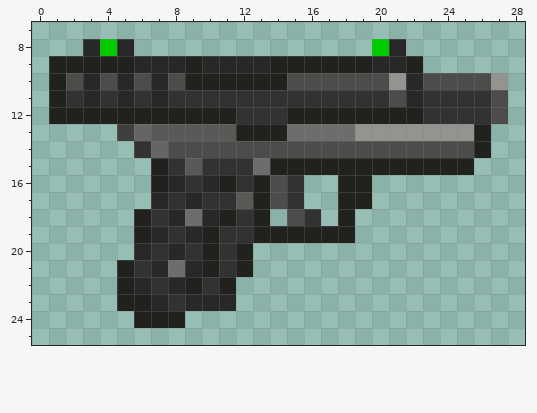
One commit to this pixel-art sprite: Resources/Textures/Objects/Weapons/Guns/Pistols/mk58.rsi/base.png. That is the earlier state.
The file is 32x32 pixels. Colours within 5 levels of each other are drawn and written as one. Shown: x 0..28, y 7..25.
The same view after the edit:
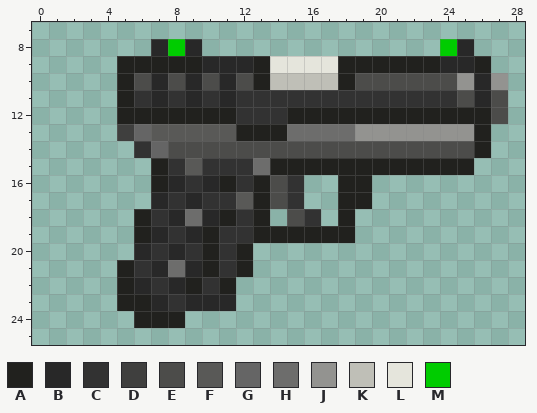
Palette (. is transparent): A #21211e  B #282828  C #323232  D #3f3f3e  E #4c4c4a  F #595957  G #656565  H #6d6d6c  J #939390  K #bfbfb7  L #e5e5dc  M #00cc00
Difference:
The edit adds colour A in row 9 at x 23 and 26.
Colour B gives way to colour A in row 9 at x 6 to 8, 13 and 20 to 21; in rows 10 to 11 at x 5.
Colour C gives way to colour A in row 12 at x 23 to 26.
Colour E gives way to colour A in row 10 at x 18.
The edit adds colour B in row 8 at x 7, 9 and 25; in row 9 at x 24 to 25.
Colour A gives way to colour B in row 10 at x 9 and 11.
Colour C gives way to colour B in row 11 at x 9, 11 and 26.
Colour E gives way to colour B in row 10 at x 26.
Colour B gives way to colour C in row 11 at x 22.
Colour E gives way to colour C in row 11 at x 21.
Colour A gives way to colour E in row 10 at x 10 and 12.
Colour B gives way to colour E in row 10 at x 22.
Colour C gives way to colour E in row 11 at x 25.
Colour J gives way to colour E in row 10 at x 21.
Colour E gives way to colour J in row 10 at x 25.
Colour A gives way to colour K in row 10 at x 14.
Colour E gives way to colour K in row 10 at x 15 to 17.
Colour A gives way to colour L in row 9 at x 14 to 17.
The edit adds colour M in row 8 at x 8 and 24.
Colour A is removed in row 9 at x 1 to 4; in rows 10 to 11 at x 1; in row 12 at x 1 to 4.
Colour B is removed in row 8 at x 3, 5 and 21; in rows 10 to 11 at x 3.
Colour C is removed in row 11 at x 2 and 4.
Colour E is removed in row 10 at x 2 and 4.
Colour M is removed in row 8 at x 4 and 20.
Changed places in both pictures, as pixel boxes (x1, y1, x2, y2):
changed: (49, 39, 491, 124)
